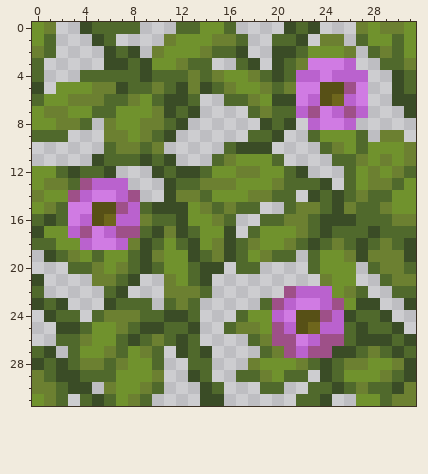
Two states of a pixel-art sprite, textures/blocks/azalea_leaves_flowers.png. This is how it looked before the edit.
The file is 32x32 pixels.
After:
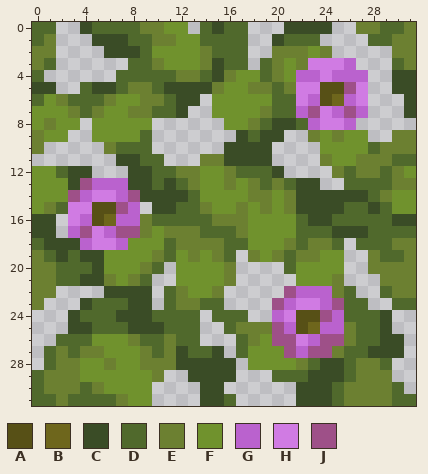
Palette (. is transparent): A #575016  B #6e661c  C #3a4c26  D #50692c  E #6c8031  F #70922d  G #ba62ce  H #d07be3  J #9e5088
The edit:
Changed rows in their new state; - is an unchanged pixel.
first column x 0:
 0 DD-------EEFF.DC-D----C-C---EDDE
 1 DE----CCDDE---DDD---C-DD..-.DDEE
 2 -E-----C-DF------D--EEE-E..-..EE
 3 ED----..-DE-FFECD-.DEF-------.--
 4 ----...--D--E--CE-F-EF---------C
 5 -C..DCCDEEDC-C-EF-E------------C
 6 --EDDDEFFEED-C-FFFF-DD--------.-
 7 -FFEDEF-EEDDC.-FFFF-------------
 8 -EFF.FF--F...---FFEDC-D---------
 9 EFF--FFF-D..-----C-C---E-E-F-.-E
10 E-----EDD-.-----C-------FF-FDEE-
11 -----..CCD-.--EECCCC.---EFF-E-DD
12 ----C..-CCD-EEF-EDDDC..--E-E-D-F
13 -FFC----CCD--EFF--ED--CC.--DDDEE
14 F--------CC-CDF-----FEC-C-CC-E--
15 ---------.--DD-FFEFEFECCC-D-CD--
16 C-.---------DDD-EEFFFFDC-DD---CC
17 -C.------EF-EEDDDEF---D-DCCCD---
18 -CCC----FFFDEEE-D-F----EED.D-DEE
19 EDCDCC--FF-D-EF-D.EFE-EE--..-DDE
20 EED--C-FFE-.-FFFE..--DFF--.-E--E
21 EEDDCC-FED-.-FFFE-----FFFE.--E--
22 EE----C-CC-D-FFE---------ED.-DEE
23 E..-CDD-CC---EDD---.------DD.-DD
24 -..CD-DCCC-DD--DD-..------D-----
25 --.-CDDDC----D-----E------ED-C.-
26 ----D--FE-DED----DEF------EDD-C.
27 .DE-EEFF---E--DC-DFFF----ED-CC-.
28 .-EEFFEF-EEECCCCC-F------CD-ED..
29 DEEEFFF-------CCC...D--C-CDEE-..
30 D-EEDEF--F.----C---..-CCCDE-EED.
31 DDED-D-EFF------D-----CC-DEEEEDD
Where, in picture pixels (left, top, right, bottom), the same in both pictures:
changed: (32, 22, 416, 406)
